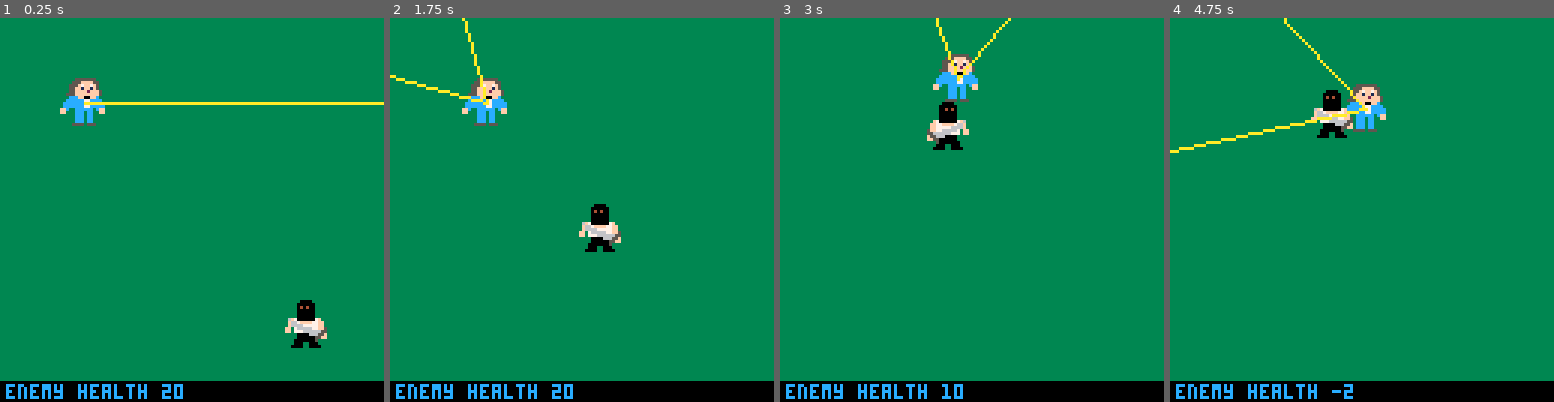
Above: before the commit, frames 1-4 (left to right).
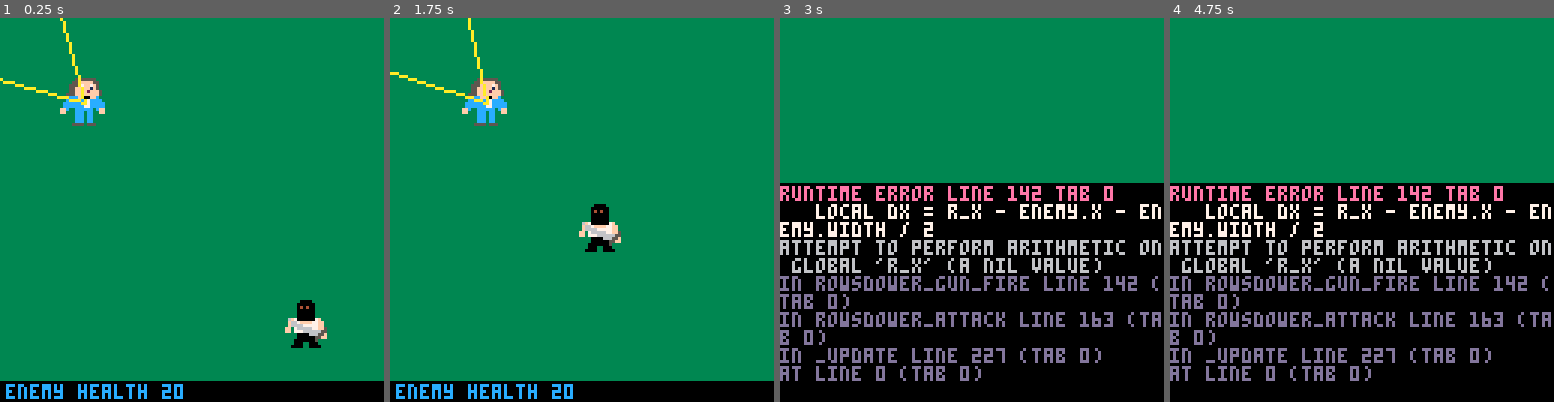
Above: after the commit, the same moments.

Repository: welucas2/pico-8-carts
Game: PICO-8 cartridge rowsdower.p8
Same seed, same stepped clock (60 frames per second), same inputs: the game is played once before the commit and once after it.
Inputs:
- Up to frame 1 (0.25 s): no input
- Up to frame 2 (1.75 s): tap X (X key) at 0.33, 1.07 s; tap O (Z key) at 0.7, 1.7 s; hold Right from 1.6 s (still down)
- Up to frame 3 (3 s): tap X (X key) at 1.85, 2.97 s; release Right at 2.1 s; tap O (Z key) at 2.1, 2.5, 2.9 s; hold Up 2.15-2.42 s; hold Right from 2.47 s (still down)
- Up to frame 4 (4.75 s): release Right at 3.03 s; hold Left 3.08-3.58 s; tap O (Z key) every 0.4 s from 3.3 to 4.5 s; hold Down 3.63-3.97 s; hold Right 4.02-4.68 s; tap X (X key) at 4.08 s; hold Up from 4.73 s (still down)

The runs differ from the first frame. In frame 1, 0.9% of the frame differs, in the area x 0-100%, y 0-23%; in frame 2, 0.5%; in frame 3, 54%; in frame 4, 54%, in the area x 0-100%, y 0-100%.
Error after the commit: runtime error line 142 tab 0; local dx = r_x - enemy.x - enemy.width / 2; attempt to perform arithmetic on global 'r_x' (a nil value)

Commit message:
Refactored gun arc calculation to update every frame

Diff:
--- a/rowsdower.p8
+++ b/rowsdower.p8
@@ -97,7 +97,7 @@
  end
 end
 
-function rowsdower_gun()
+function rowsdower_gun_arc_calc()
  local i_closest, r_closest = 0, 10000
  local i_second_closest, r_second_closest = 0, 10001
  -- Determine the two nearest enemies.
@@ -137,7 +137,9 @@
  end
  gun_min_arc = aim_angle - gun_spread / 2
  gun_max_arc = aim_angle + gun_spread / 2
- --Loop over enemies and damage those who are within the gun's spread and range.
+end
+
+function rowsdower_gun_fire()
  for i, enemy in pairs(enemies) do
   if enemy.distance <= gun_range then
    local dx = r_x - enemy.x - enemy.width / 2
@@ -157,10 +159,11 @@
 end
 
 function rowsdower_attack()
+ rowsdower_gun_arc_calc()
  if btnp(4) then
   rowsdower_ghook()
  elseif btnp(5) then
-  rowsdower_gun()
+  rowsdower_gun_fire()
  end
 end
 
